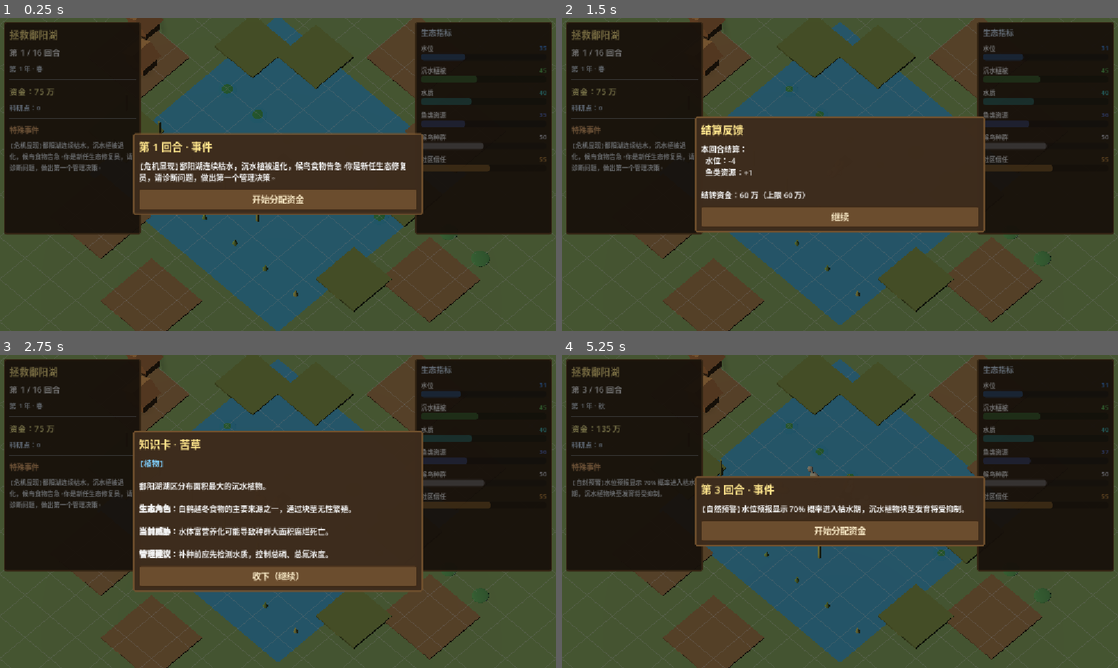
Above: before the commit, frames 1-4 (two rows, left to right).
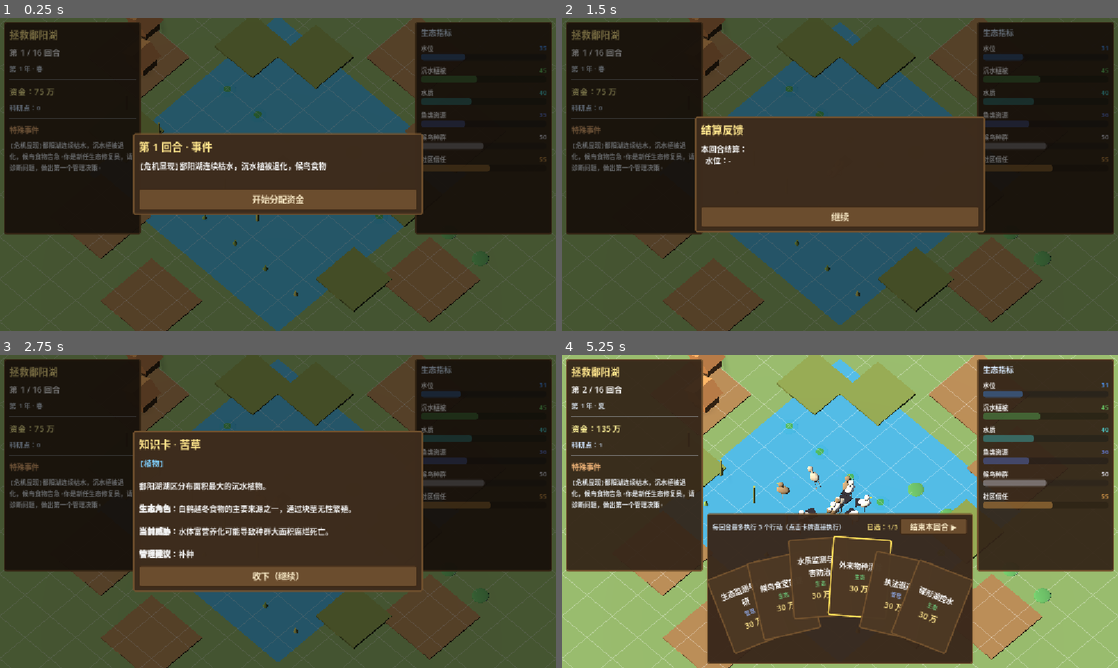
Above: after the commit, the same moments.

Repository: JoKanshin/poyanghu
Game: Godot game, scene res://scenes/main.tscn
Same seed, same stepped clock (60 frames per second), same inputs: the game is played once before the commit and once after it.
Inputs (mouse positions are in pixels of both pictures, inside the frame that each line leads up to):
- Up to frame 1 (0.25 s): no input
- Up to frame 2 (1.5 s): click "开始分配资金" at 0.5 s; click "结束本回合 ▶" at 1.25 s
- Up to frame 3 (2.75 s): click "继续" at 2 s
- Up to frame 4 (5.25 s): click "收下（继续）" at 2.75 s; click (934, 527) at 3.5 s, where only the run before the commit has a clickable "结束本回合 ▶"; click "继续" (after the commit: "收下（继续）") at 4.25 s; click (840, 577) at 5 s, where only the run before the commit has a clickable "收下（继续）"

The runs differ from the first frame. In frame 1, 0.8% of the frame differs, in the area x 25-89%, y 21-90%; in frame 2, 0.4%; in frame 3, 0.5%; in frame 4, 93%, in the area x 0-100%, y 0-100%.

Commit message:
feat: 补齐退场动画与文字揭示
- 弹窗正文逐字揭示(按长度自适应0.25-0.7s)，点击可跳过补全，防误关
- 物种/植物消失改为缩小淡出，替代瞬间消失
- 修复退场动画被打断后缩放残留的边界情况

Diff:
--- a/scripts/main.gd
+++ b/scripts/main.gd
@@ -503,8 +503,17 @@
 				var tw := rig.create_tween()
 				tw.set_trans(Tween.TRANS_BACK).set_ease(Tween.EASE_OUT)
 				tw.tween_property(rig, "scale", Vector3.ONE, 0.4)
+			elif should_show and rig.scale.x < 1.0:
+				# 正在退场又需要显示：立即恢复
+				rig.scale = Vector3.ONE
 			elif not should_show and rig.visible:
-				rig.visible = false
+				# 消失的个体：缩小淡出后隐藏（不打断正在进行的退场动画）
+				if rig.scale.x < 0.9:
+					continue
+				var tw2 := rig.create_tween()
+				tw2.set_trans(Tween.TRANS_CUBIC).set_ease(Tween.EASE_IN)
+				tw2.tween_property(rig, "scale", Vector3(0.01, 0.01, 0.01), 0.25)
+				tw2.tween_callback(func() -> void: rig.visible = false)
 
 
 ## 为每种植物生成一组个体
@@ -562,8 +571,16 @@
 				var tw := mi.create_tween()
 				tw.set_trans(Tween.TRANS_BACK).set_ease(Tween.EASE_OUT)
 				tw.tween_property(mi, "scale", _plant_scale(pid, kind), 0.45)
+			elif should_show:
+				# 已在显示：确保缩放正确（防止动画被打断后残留小尺寸）
+				var want := _plant_scale(pid, kind)
+				if mi.scale.x < want.x * 0.95:
+					mi.scale = want
 			elif not should_show and mi.visible:
-				mi.visible = false
+				var tw2 := mi.create_tween()
+				tw2.set_trans(Tween.TRANS_CUBIC).set_ease(Tween.EASE_IN)
+				tw2.tween_property(mi, "scale", Vector3(0.01, 0.01, 0.01), 0.25)
+				tw2.tween_callback(func() -> void: mi.visible = false)
 
 
 ## 植物原始缩放（用于弹性动画还原）
@@ -1160,19 +1177,30 @@
 	popup_button.text = button_text
 	_popup_continue = on_continue
 	popup_root.visible = true
-	# 弹窗淡入 + 面板轻微上浮（玩家等待中的反馈，用稍长时长更从容）
+	# 面板 pivot 需要等布局完成后再设，否则用旧尺寸缩放会偏移
+	popup_panel.pivot_offset = popup_panel.size * 0.5
+	# 弹窗淡入 + 面板轻微弹入（玩家等待中的反馈，用稍长时长更从容）
 	popup_root.modulate.a = 0.0
 	popup_panel.scale = Vector2(0.94, 0.94)
-	popup_panel.pivot_offset = popup_panel.size * 0.5
 	var tw := popup_root.create_tween()
 	tw.set_trans(Tween.TRANS_CUBIC).set_ease(Tween.EASE_OUT)
 	tw.tween_property(popup_root, "modulate:a", 1.0, 0.18)
 	var tw2 := popup_panel.create_tween()
 	tw2.set_trans(Tween.TRANS_BACK).set_ease(Tween.EASE_OUT)
 	tw2.tween_property(popup_panel, "scale", Vector2.ONE, 0.24)
+	# 正文逐字揭示（长文本慢一点，短文本快一点，上限 0.7s）
+	popup_body.visible_ratio = 0.0
+	var reveal_time: float = clampf(body.length() * 0.006, 0.25, 0.7)
+	var tw3 := popup_body.create_tween()
+	tw3.set_trans(Tween.TRANS_LINEAR)
+	tw3.tween_property(popup_body, "visible_ratio", 1.0, reveal_time).set_delay(0.1)
 
 
 func _on_popup_button() -> void:
+	# 若正文还在逐字揭示中，第一次点击先把文字补全（避免误关）
+	if popup_body.visible_ratio < 1.0:
+		popup_body.visible_ratio = 1.0
+		return
 	popup_root.visible = false
 	var cb := _popup_continue
 	_popup_continue = Callable()
